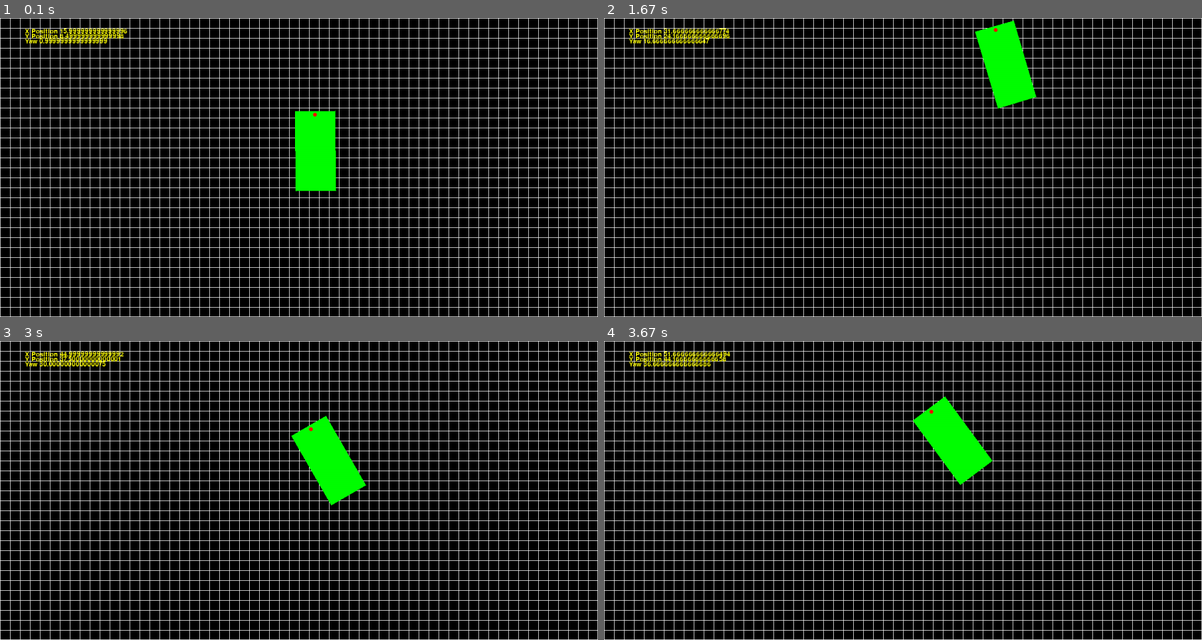
Above: before the commit, frames 1-4 (two rows, left to right).
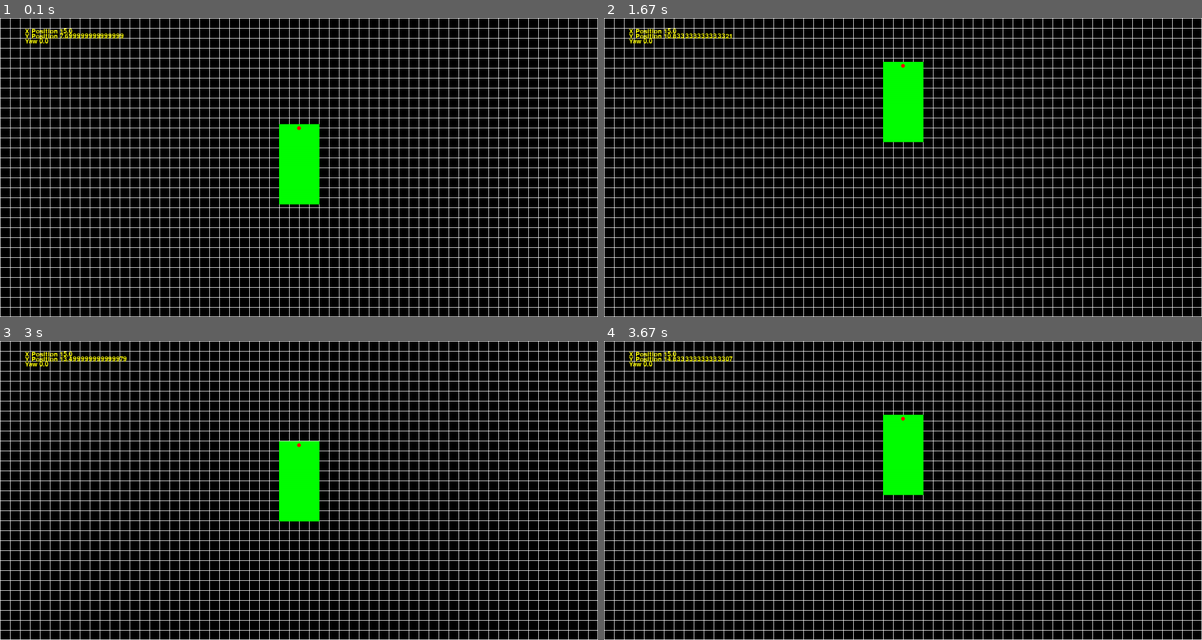
Above: after the commit, the same moments.

Repository: LeonHeTheFirst/robotics
Game: pygame game, started from midterm/robot_sim.py
Two runs of this game, one before a commit and one after it. Both use one fixed random seed, a clock stepped at 60 frames per second and the inputs below.
Inputs:
- Up to frame 1 (0.1 s): no input
- Up to frame 2 (1.67 s): hold Up 0.33-0.8 s; hold Down 0.83-1.3 s; hold Up from 1.33 s (still down)
- Up to frame 3 (3 s): release Up at 1.8 s; hold Down 1.83-2.3 s; hold Up 2.33-2.8 s; hold Down from 2.83 s (still down)
- Up to frame 4 (3.67 s): release Down at 3.3 s; hold Up from 3.33 s (still down)

The runs differ from the first frame. In frame 1, 2.3% of the frame differs, in the area x 7-57%, y 3-63%; in frame 2, 4.1%, in the area x 6-73%, y 0-42%; in frame 3, 3.5%; in frame 4, 4.0%.

Commit message:
forward kinematic edit

Diff:
--- a/midterm/robot_sim.py
+++ b/midterm/robot_sim.py
@@ -102,7 +102,7 @@
     def find_vel_from_psi(self):
         self.x_vel = WHEEL_RADIUS * (self.psi_1 - self.psi_2 - self.psi_3 + self.psi_4)
         self.y_vel = WHEEL_RADIUS * (self.psi_1 + self.psi_2 + self.psi_3 + self.psi_4)
-        self.r_vel = WHEEL_RADIUS * (self.psi_1 + self.psi_2 - self.psi_3 - self.psi_4)
+        self.r_vel = WHEEL_RADIUS * (-1 * self.psi_1 + self.psi_2 - self.psi_3 + self.psi_4)
         return
 
     def find_psi_from_vel(self, x_vel, y_vel, r_vel):
@@ -132,9 +132,12 @@
     #     return rot_sprite
 
 my_car = Car(SCREEN_WIDTH/2, SCREEN_HEIGHT/2)
-my_car.x_vel = 10
-my_car.y_vel = 10
-my_car.r_vel = 10
+# my_car.x_vel = 10
+# my_car.y_vel = 10
+# my_car.r_vel = 10
+my_car.psi_1 = 1
+my_car.psi_2 = 1
+my_car.find_vel_from_psi()
 
 window = pygame.display.set_mode((SCREEN_WIDTH, SCREEN_HEIGHT), 0, 32)
 pygame.display.set_caption('Robotics Simulation')
